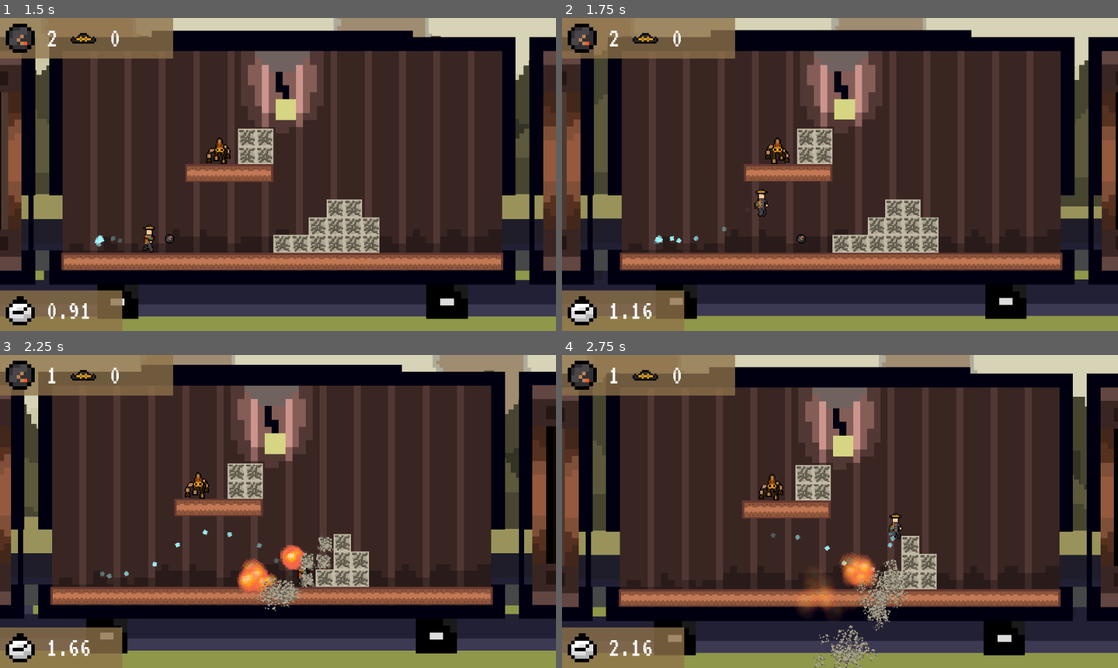
Above: before the commit, frames 1-4 (two rows, left to right).
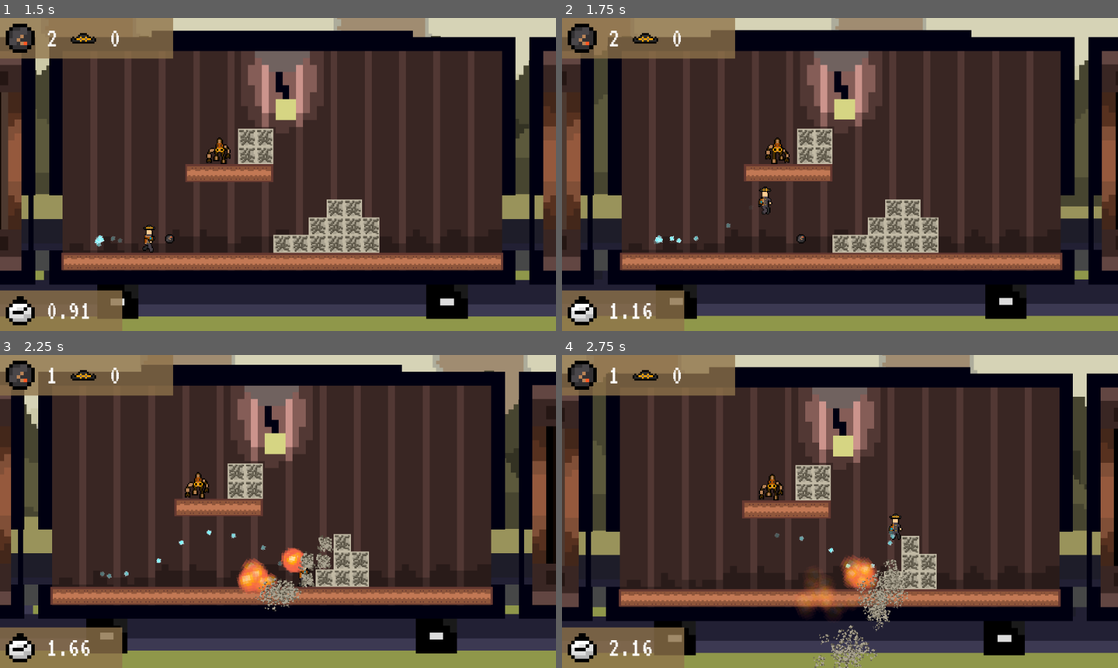
Above: after the commit, the same moments.

Repository: jordanbrotherton/GearDeRail
Game: Godot game, scene res://title.tscn
The game is run twice, just before and just after one commit, with the same random seed, the same clock (stepped at 60 frames per second) and the same inputs.
Inputs (mouse positions are in pixels of both pictures, inside the frame that each line leads up to):
- Up to frame 1 (1.5 s): click "Play" at 0.5 s; move the mouse to (400, 158) at 1.27 s; hold Right (ui_right) from 1.28 s (still down); tap X (bomb) at 1.35 s
- Up to frame 2 (1.75 s): keep holding Right (ui_right); tap Space (jump) at 1.52 s
- Up to frame 3 (2.25 s): keep holding Right (ui_right); move the mouse to (166, 527) at 2.02 s; tap X (bomb) at 2.1 s
- Up to frame 4 (2.75 s): keep holding Right (ui_right); tap Space (jump) at 2.27 s

Frame 1 is identical in both runs. In frame 2, 0.2% of the frame differs, in the area x 28-38%, y 53-69%; in frame 3, 0.4%; in frame 4, 0.6%, in the area x 37-62%, y 50-76%.
Error before the commit: Invalid assignment of property or key 'stream' with value of type 'AudioStreamWAV' on a base object of type 'Nil'. (res://entities/player/player.gd:80)

Commit message:
fix:jump doesnt rash

Diff:
--- a/entities/player/player.tscn
+++ b/entities/player/player.tscn
@@ -14,11 +14,12 @@
 offsets = PackedFloat32Array(0.015410959, 0.36472604, 0.6900685, 1)
 colors = PackedColorArray(1, 1, 1, 0, 1, 1, 1, 1, 1, 1, 1, 1, 1, 1, 1, 0)
 
-[node name="Player" type="CharacterBody2D" unique_id=889772964 node_paths=PackedStringArray("player_skin")]
+[node name="Player" type="CharacterBody2D" unique_id=889772964 node_paths=PackedStringArray("player_skin", "audio")]
 scale = Vector2(1.8810681, 1.8810681)
 script = ExtResource("1_symyc")
 player_skin = NodePath("PlayerSkin")
 bomb = ExtResource("2_bls4j")
+audio = NodePath("player_audio")
 jump_sound = ExtResource("3_8fjmc")
 djump_sound = ExtResource("4_qiwj3")
 
